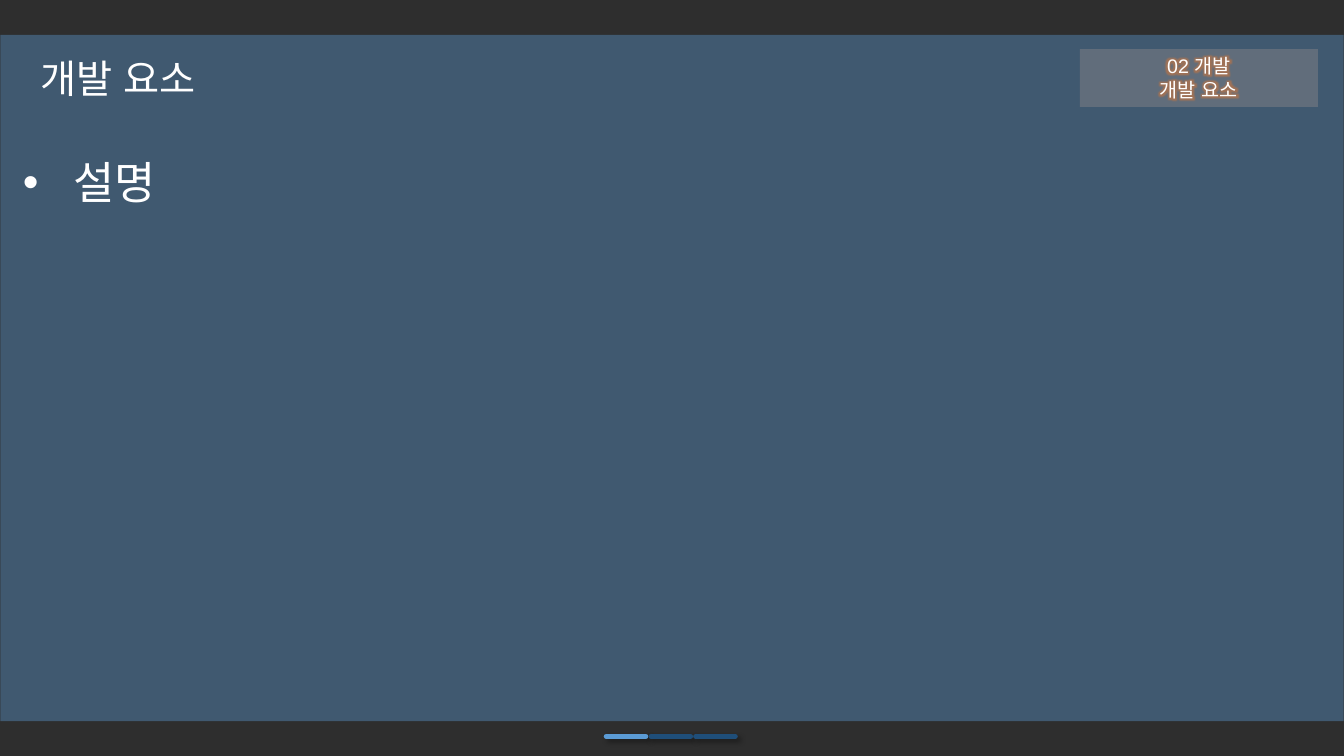
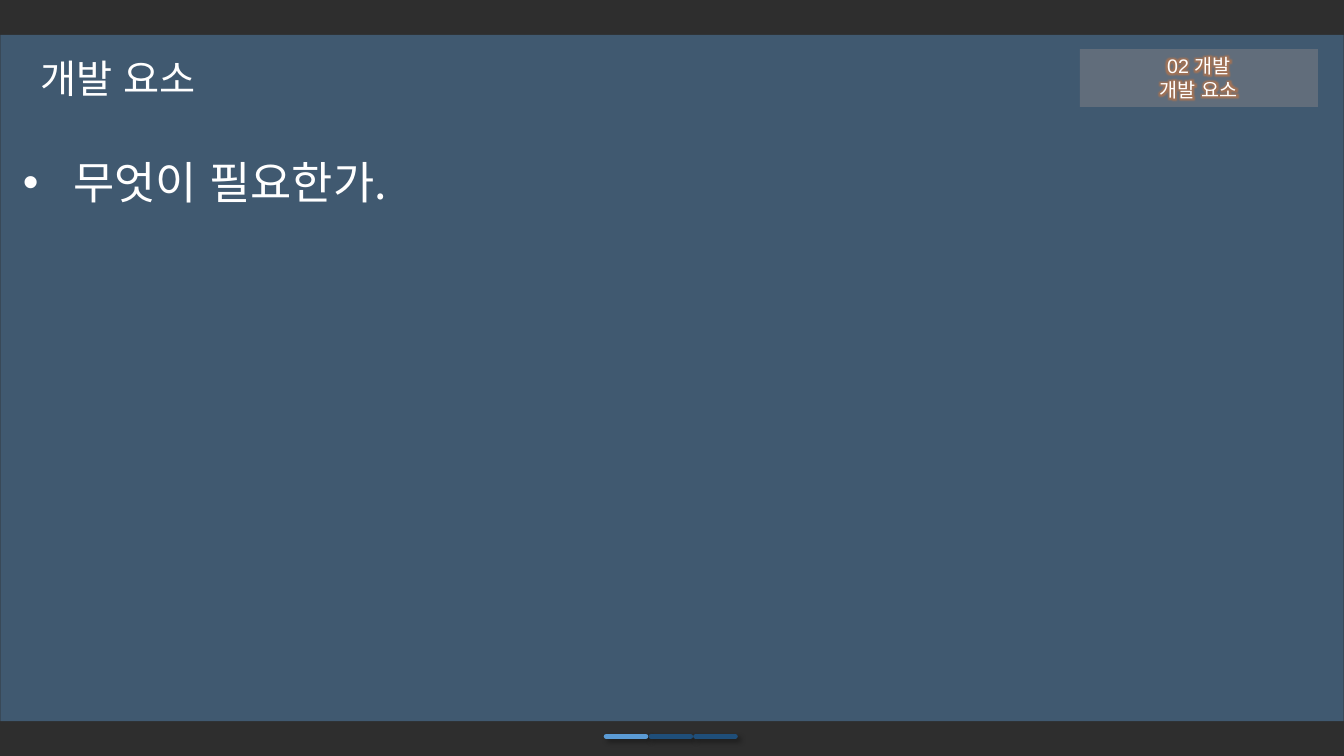
Before and after one commit to iconstudio/2017-Platformer, a slide deck: slide 17 of slides/Cosmos_20171105.pptx. Drawn at 1344x756 pixels with LibreOffice and Linux fonts; fonts in the diff are those of the drawing; background and template pictures are left out; a plain dark background stands for a picture behind light text. Boxes give left, top, right and bottom in pixels: in the first picture for what was removed or moved away, otherwise in the second. Text is boxed around its words. In the diff, an @@ line names an element or a change of style, - is before the commit and + after.

Commit message:
Modified.

```diff
--- a/slides/Cosmos_20171105.pptx
+++ b/slides/Cosmos_20171105.pptx
@@ text at (73, 162, 387, 203): text changed @@
-• 설명
+• 무엇이 필요한가.
```
